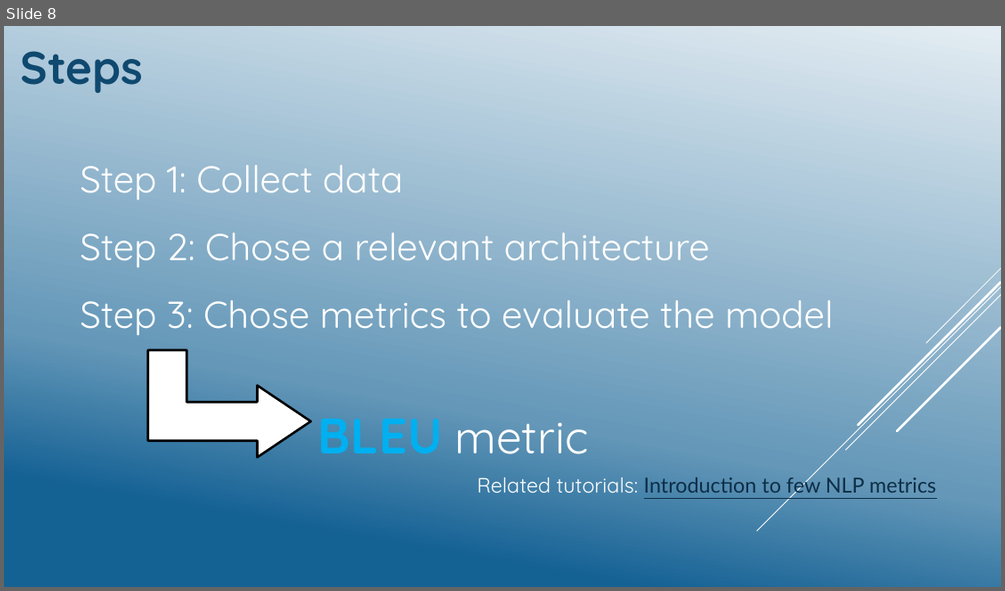
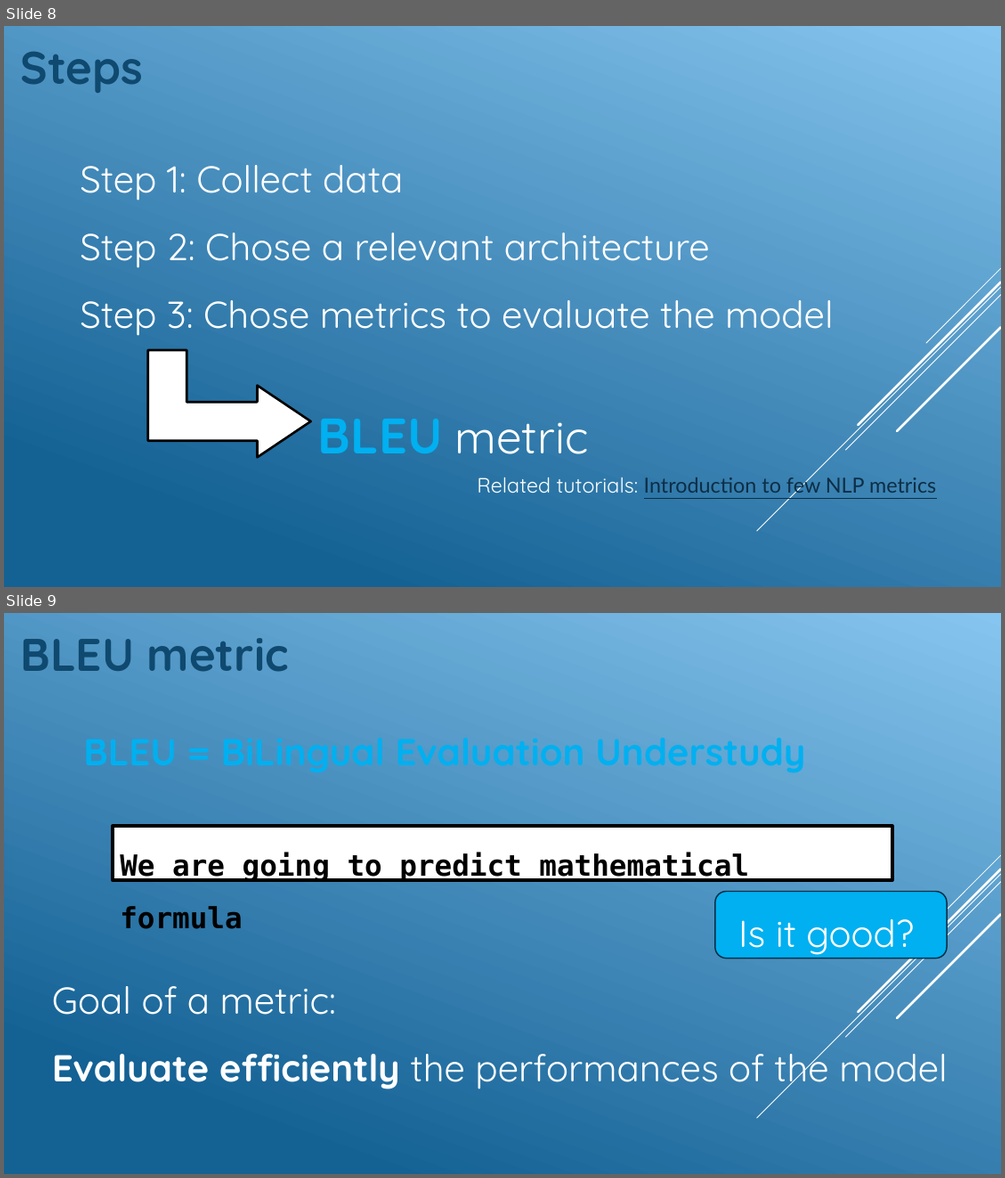
Before and after one commit to GeckSpy/IPdf2Latex, a slide deck: Presentation/Final presentation.pptx. Shown one above the other, each under a label of ours: slide 8 before the commit, slides 8 and 9 after it. The pictures are 1005x591 and 1005x1178 pixels, drawn with LibreOffice and Linux fonts; fonts in the diff are those of the drawing. Boxes give left, top, right and bottom in pixels: in the first picture for what was removed or moved away, otherwise in the second. Text is boxed around its words. In the diff, an @@ line names an element or a change of style, - is before the commit and + after.

```diff
--- a/Presentation/Final presentation.pptx
+++ b/Presentation/Final presentation.pptx
@@ slide 9 added at [4,613,1001,1174], background gradient #86C5EF to #146194; not listed: 5 template elements that a slide beside it also shows @@
@@ text added at [20,639,805,772], 36 pt, text #00B0F0, bold @@
+BLEU = BiLingual Evaluation Understudy
@@ text added at [147,638,289,672], 44 pt, text #0F496F, bold @@
+BLEU metric
@@ rectangle added at [113,826,892,881], fill #FFFFFF, outline #000000 3 pt, 28 pt, text #000000, bold @@
+We are going to predict mathematical formula
@@ rounded rectangle added at [715,892,947,957], fill #00B0F0, outline #043148 1.25 pt @@
@@ text added at [738,919,914,955], 36 pt, text #FFFFFF @@
+Is it good?
@@ text added at [52,986,947,1091], 36 pt, text #FFFFFF @@
+Goal of a metric:
+Evaluate efficiently the performances of the model
@@ slide 8 changed as well @@
@@ background gradient #E4EDF3 to #6497B8 to #146194 to gradient #86C5EF to #146194 @@
```
Also in this commit, not shown: 16 other slides changed, 3 other slides added, 1 slide removed.
